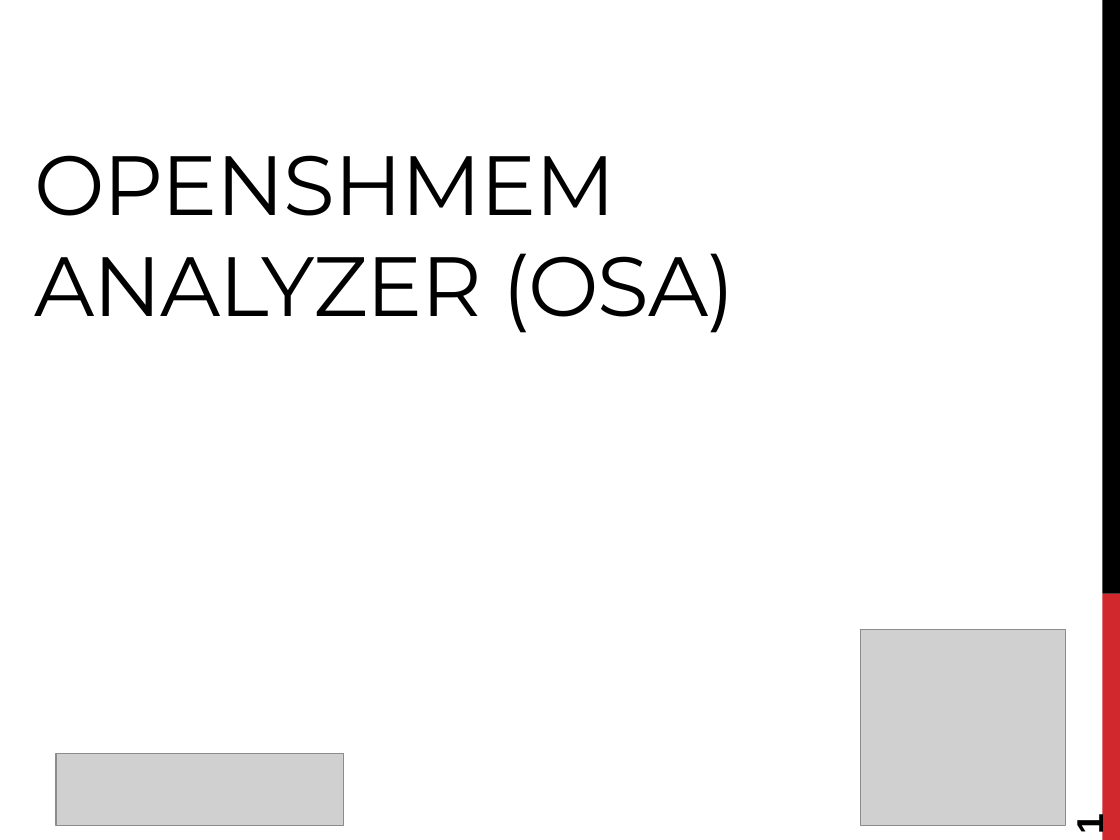
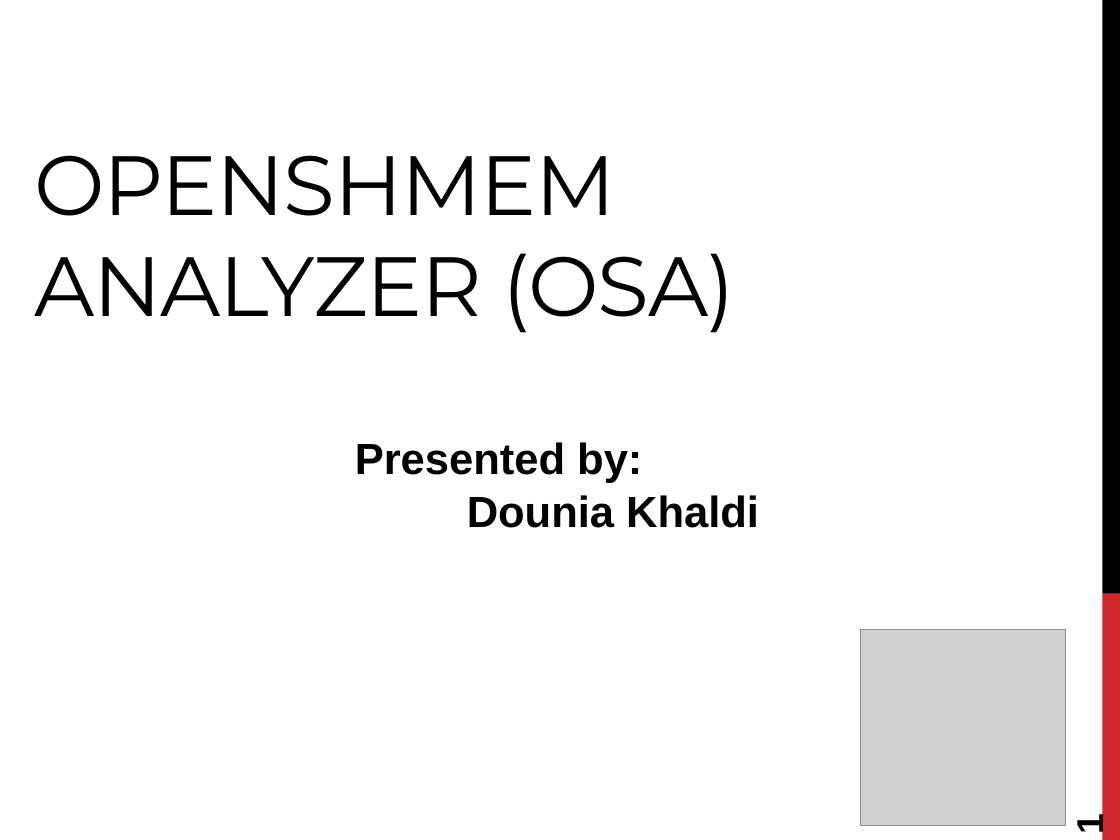
Before and after one commit to openshmem-org/sc14-tutorial, a slide deck: slide 1 of SHMEM-Analyzer.pptx. Drawn at 1120x840 pixels with LibreOffice and Linux fonts; fonts in the diff are those of the drawing; grey boxes stand for pictures. Boxes give left, top, right and bottom in pixels: in the first picture for what was removed or moved away, otherwise in the second. Text is boxed around its words. In the diff, an @@ line names an element or a change of style, - is before the commit and + after.

Commit message:
Finish a first version of the SHMEM Analyzer slides

```diff
--- a/SHMEM-Analyzer.pptx
+++ b/SHMEM-Analyzer.pptx
@@ text added at box(355, 442, 759, 528), 28 pt, text #000000, bold @@
+Presented by:
+Dounia Khaldi
@@ picture removed at box(56, 754, 344, 825) @@
```
Also in this commit, not shown: 8 other slides changed, 2 slides added, 3 slides removed.
